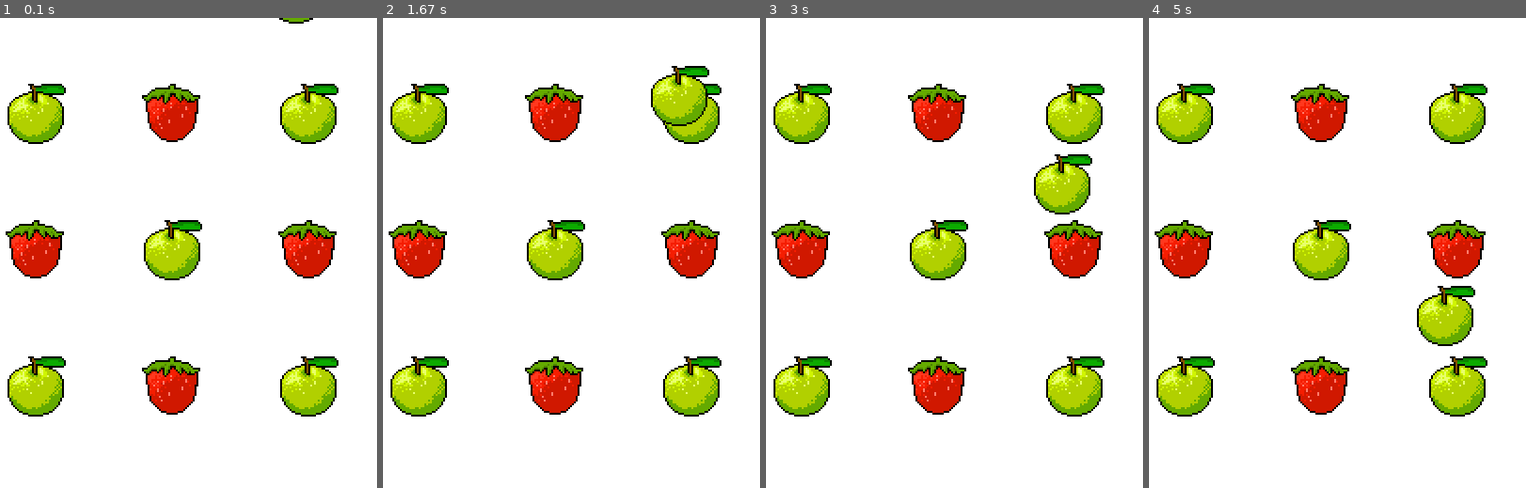
Above: before the commit, frames 1-4 (left to right).
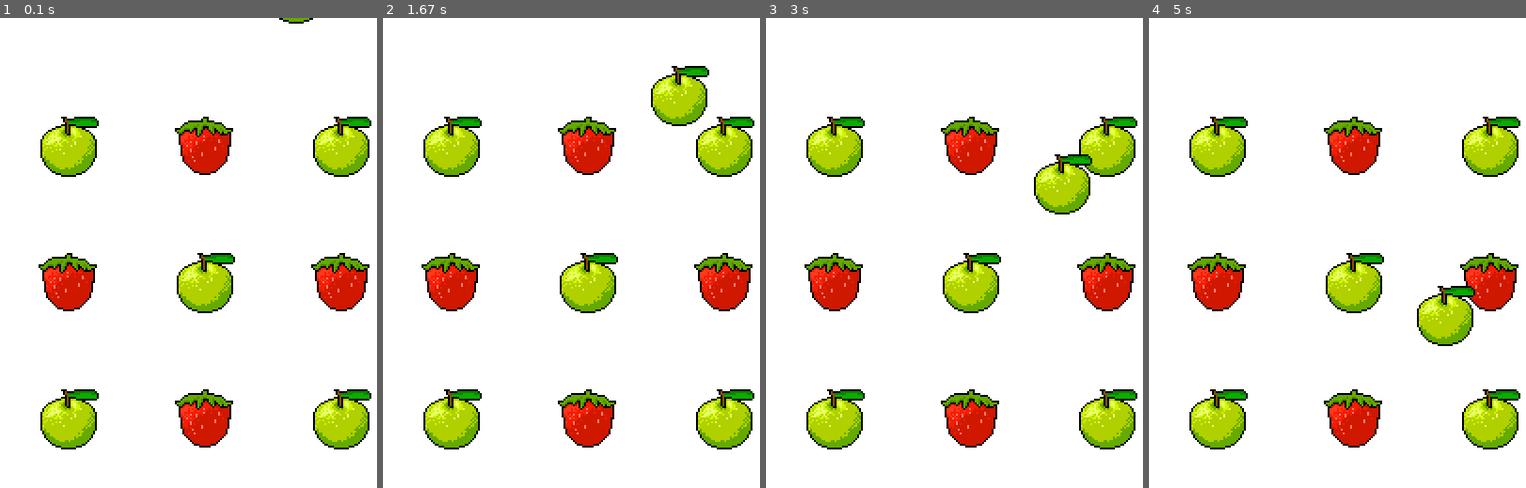
Above: after the commit, the same moments.

Repository: Joshkaki00/pygame-tutorial
Game: pygame game, started from game.py
Same seed, same stepped clock (60 frames per second), same inputs: the game is played once before the commit and once after it.
Inputs:
- Up to frame 1 (0.1 s): no input
- Up to frame 2 (1.67 s): no input
- Up to frame 3 (3 s): no input
- Up to frame 4 (5 s): no input

The runs differ from the first frame. In frame 1, 25% of the frame differs, in the area x 1-99%, y 14-92%; in frame 2, 24%; in frame 3, 25%; in frame 4, 25%.

Commit message:
updated game

Diff:
--- a/game.py
+++ b/game.py
@@ -45,8 +45,12 @@
 apple = Apple()
 
 # Grid setup
-start_x, start_y = 70, 70
+grid_size = 3
 spacing = 145
+total_width = (grid_size - 1) * spacing
+total_height = (grid_size - 1) * spacing
+start_x = (500 - total_width) / 2
+start_y = (500 - total_height) / 2
 
 # List to hold all GameObjects on grid
 objects = []
